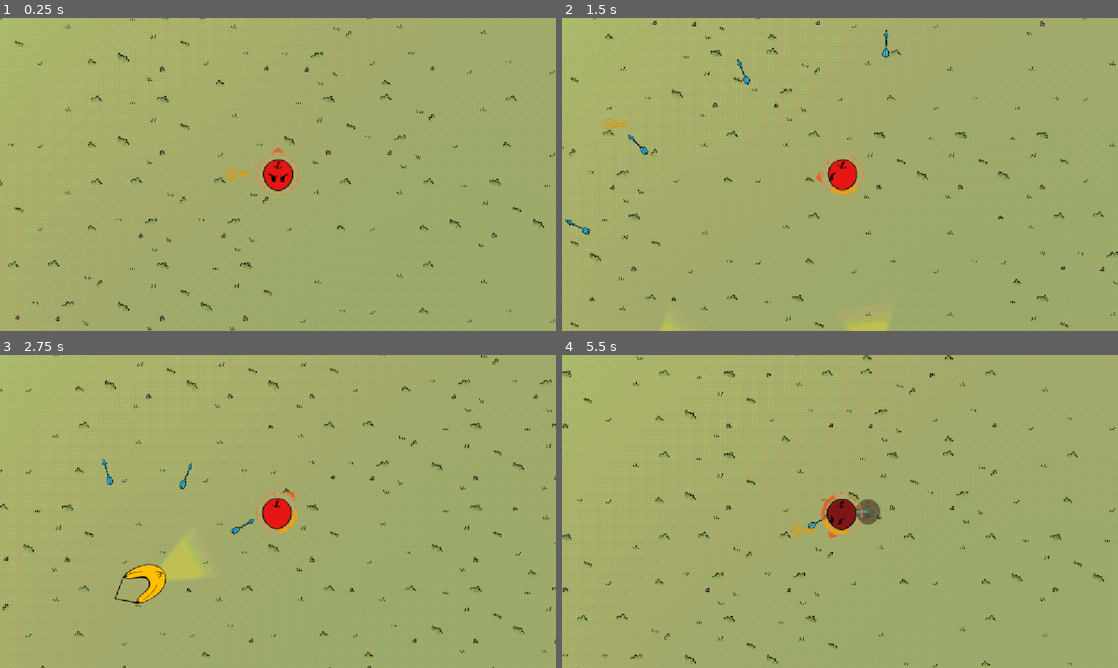
Above: before the commit, frames 1-4 (two rows, left to right).
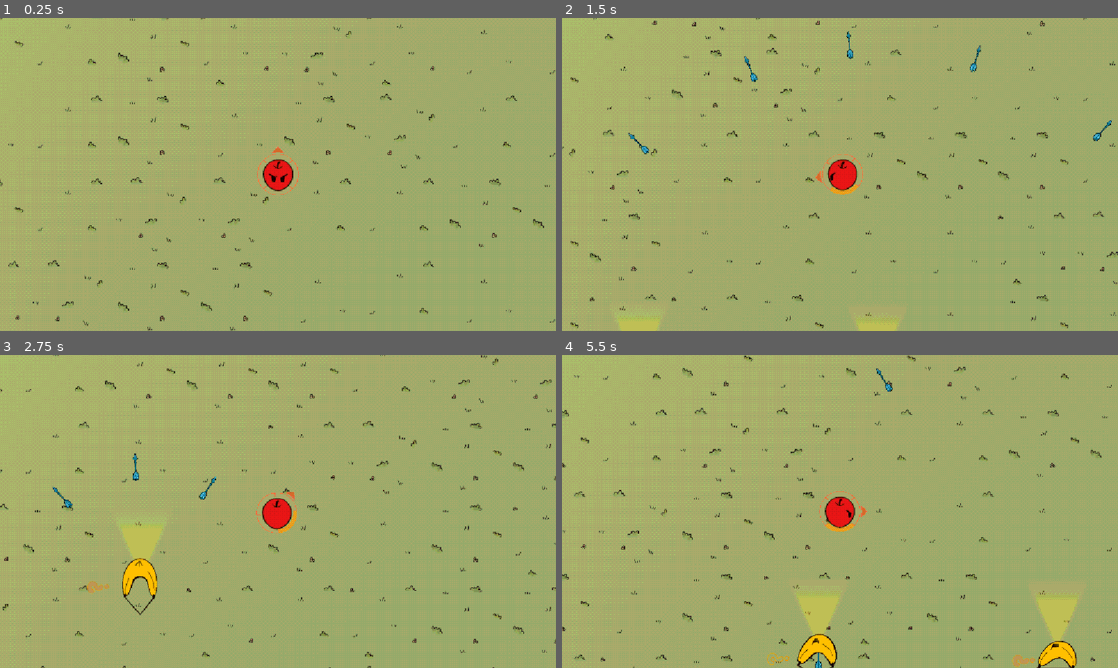
Above: after the commit, the same moments.

Repository: CasualShrub/arrow-head
Game: Godot game, scene res://scenes/levels/level_1.tscn
The game is run twice, just before and just after one commit, with the same random seed, the same clock (stepped at 60 frames per second) and the same inputs. This scene is started directly instead of the project's main scene. Sound files missing from this copy of the repository are replaced by a short silence.
Inputs (mouse positions are in pixels of both pictures, inside the frame that each line leads up to):
- Up to frame 1 (0.25 s): no input
- Up to frame 2 (1.5 s): tap Enter at 0.5 s; move the mouse to (962, 158) at 0.52 s; hold D (move_right) 0.53-1.28 s; hold Space (fire) 0.53-1.28 s; move the mouse to (728, 190) at 1.27 s; hold S (move_down) from 1.28 s (still down); tap R at 1.35 s
- Up to frame 3 (2.75 s): move the mouse to (333, 442) at 2.02 s; release S (move_down) at 2.03 s; hold D (move_right) from 2.03 s (still down); hold Space (fire) from 2.03 s (still down)
- Up to frame 4 (5.5 s): move the mouse to (812, 574) at 2.77 s; release D (move_right) at 2.78 s; release Space (fire) at 2.78 s; hold W (move_up) 2.78-3.53 s; tap R at 2.85, 4.35 s; move the mouse to (1006, 558) at 3.52 s; hold Space (fire) 3.53-4.28 s; hold A (move_left) 3.53-5.03 s; move the mouse to (673, 464) at 4.27 s; move the mouse to (867, 511) at 5.02 s; hold S (move_down) from 5.03 s (still down); hold Space (fire) from 5.03 s (still down)

The runs differ from the first frame. In frame 1, less than 0.1% of the frame differs, in the area x 40-45%, y 48-52%; in frame 2, 0.6%; in frame 3, 1.3%; in frame 4, 5.6%, in the area x 0-100%, y 0-100%.
Error after the commit: Attempt to call function 'is_alert' in base 'null instance' on a null instance. (res://scripts/enemy.gd:207)

Commit message:
add patrol points

Diff:
--- a/scenes/enemies/enemy.tscn
+++ b/scenes/enemies/enemy.tscn
@@ -36,11 +36,7 @@
 
 [sub_resource type="SphereShape3D" id="SphereShape3D_ensgf"]
 
-[sub_resource type="ShaderMaterial" id="ShaderMaterial_p7w77"]
-render_priority = 0
-shader = ExtResource("8_tihwb")
-shader_parameter/sprite_texture = ExtResource("9_tihwb")
-shader_parameter/fade_height = 0.59200002812
+[sub_resource type="CylinderShape3D" id="CylinderShape3D_twn6s"]
 
 [sub_resource type="ShaderMaterial" id="ShaderMaterial_tihwb"]
 render_priority = 0
@@ -52,16 +48,19 @@
 
 [sub_resource type="QuadMesh" id="QuadMesh_ub6uw"]
 
+[sub_resource type="ShaderMaterial" id="ShaderMaterial_p7w77"]
+render_priority = 0
+shader = ExtResource("8_tihwb")
+shader_parameter/sprite_texture = ExtResource("9_tihwb")
+shader_parameter/fade_height = 0.59200002812
+
 [node name="Enemy" type="CharacterBody3D" unique_id=71488470 node_paths=PackedStringArray("health", "sus")]
 collision_layer = 8
 motion_mode = 1
 script = ExtResource("1_7p1mj")
 health = NodePath("Health")
-sus = NodePath("Sus")
+sus = NodePath("")
 patterns = Array[ExtResource("2_xwavj")]([SubResource("Resource_fcftc")])
-patrol_speed = null
-patrol_is_closed_loop = null
-combat_speed = null
 
 [node name="Collider" type="CollisionShape3D" parent="." unique_id=1742085930]
 unique_name_in_owner = true
@@ -79,8 +78,19 @@
 one_shot = true
 autostart = true
 
-[node name="Sus" type="Node" parent="." unique_id=495149280]
+[node name="Sus" type="Node3D" parent="." unique_id=1262353285]
 script = ExtResource("3_fcftc")
+
+[node name="Vision" type="ShapeCast3D" parent="Sus" unique_id=1162433519]
+unique_name_in_owner = true
+transform = Transform3D(1, 1.9106855e-15, -3.5527137e-15, 0, -4.3711392e-08, -1, -8.351871e-23, 1, -4.371139e-08, -5.9604645e-08, 7.450581e-09, -2.0639028e-16)
+shape = SubResource("CylinderShape3D_twn6s")
+
+[node name="VisionDisplay" type="MeshInstance3D" parent="Sus/Vision" unique_id=442070290]
+unique_name_in_owner = true
+transform = Transform3D(-1.93, -1.6872596e-07, 0, -1.6872596e-07, 1.93, -1.6872596e-07, 1.4750493e-14, -1.6872596e-07, -1.93, 0, -1.005, 0.030000044)
+material_override = SubResource("ShaderMaterial_tihwb")
+mesh = SubResource("QuadMesh_ub6uw")
 
 [node name="Outline" type="AnimatedSprite3D" parent="Sus" unique_id=1078234529]
 unique_name_in_owner = true
@@ -106,11 +116,6 @@
 
 [node name="Marker3D" type="Marker3D" parent="PatrolPoints" unique_id=211857099]
 
-[node name="VisionDisplay" type="MeshInstance3D" parent="." unique_id=442070290]
-transform = Transform3D(-1.93, -1.6872596e-07, 0, -7.375246e-15, 8.436298e-08, 1.93, -1.6872596e-07, 1.93, -8.436298e-08, 0, -0.03, -1.005)
-material_override = SubResource("ShaderMaterial_tihwb")
-mesh = SubResource("QuadMesh_ub6uw")
-
 [connection signal="changed" from="Health" to="." method="_on_health_changed"]
 [connection signal="timeout" from="Recovery" to="." method="_on_recovery_timeout"]
 [connection signal="frame_changed" from="Sus/Outline/Fill" to="Sus" method="_on_fill_frame_changed"]
--- a/scenes/levels/level_1.tscn
+++ b/scenes/levels/level_1.tscn
@@ -19,5 +19,13 @@
 [node name="Enemy" parent="." index="2" unique_id=955806617 instance=ExtResource("3_x42e6")]
 transform = Transform3D(1, 0, 0, 0, 1, 0, 0, 0, 1, -0.52670556, 0, 6.239771)
 
+[node name="Marker3D2" type="Marker3D" parent="Enemy/PatrolPoints" parent_id_path=PackedInt32Array(955806617, 1646478367) index="1" unique_id=952222312]
+transform = Transform3D(1, 0, 0, 0, 1, 0, 0, 0, 1, 1.7042241, 0, -2.557722)
+
+[node name="Marker3D3" type="Marker3D" parent="Enemy/PatrolPoints" parent_id_path=PackedInt32Array(955806617, 1646478367) index="2" unique_id=1342497551]
+transform = Transform3D(1, 0, 0, 0, 1, 0, 0, 0, 1, -1.7485867, 0, -4.1673193)
+
 [node name="Enemy2" parent="." index="3" unique_id=96558035 instance=ExtResource("4_6761a")]
 transform = Transform3D(1, 0, 0, 0, 1, 0, 0, 0, 1, 5.364171, 0, 6.284465)
+
+[editable path="Enemy"]
--- a/scripts/components/sus_component.gd
+++ b/scripts/components/sus_component.gd
@@ -11,7 +11,8 @@
 		if amount > value:
 			amount = value
 		max_value = value
-@export var reduction_speed := 0.1
+@export var reduction_speed := 0.05
+@export var increase_speed := 0.1
 @export var incident_memory := 1.0
 @export_range(0.0, 1.0) var medium_boundary := 0.70
 @export_range(0.0, 1.0) var low_boundary := 0.35
@@ -19,6 +20,8 @@
 signal incident_occured
 signal alerted
 
+@onready var _vision: ShapeCast3D = %Vision
+@onready var _vision_display: MeshInstance3D = %VisionDisplay
 @onready var _outline: AnimatedSprite3D = %Fill
 @onready var _fill: AnimatedSprite3D = %Fill
 
@@ -34,6 +37,9 @@
 
 func is_alert() -> bool:
 	return amount == max_value
+
+func can_see_player() -> bool:
+	return _vision.is_colliding()
 
 func _display_state() -> void:
 	var frame := 1 if is_alert() else 0
@@ -66,12 +72,14 @@
 	mat.set_shader_parameter("fade_height", p)
 
 func _on_fill_frame_changed() -> void:
-	print("Frame changed")
 	var mat = _fill.material_override as ShaderMaterial
 	mat.set_shader_parameter("sprite_texture", _fill.sprite_frames.get_frame_texture(_fill.animation, _fill.frame))
 
 func _physics_process(delta: float) -> void:
 	if is_alert() and time_since_last_incident() > incident_memory:
 		_stop_alert()
-	amount -= reduction_speed * delta
+	if can_see_player():
+		amount += increase_speed
+	else:
+		amount -= reduction_speed * delta
 	_display_fill_percent(amount / max_value)
